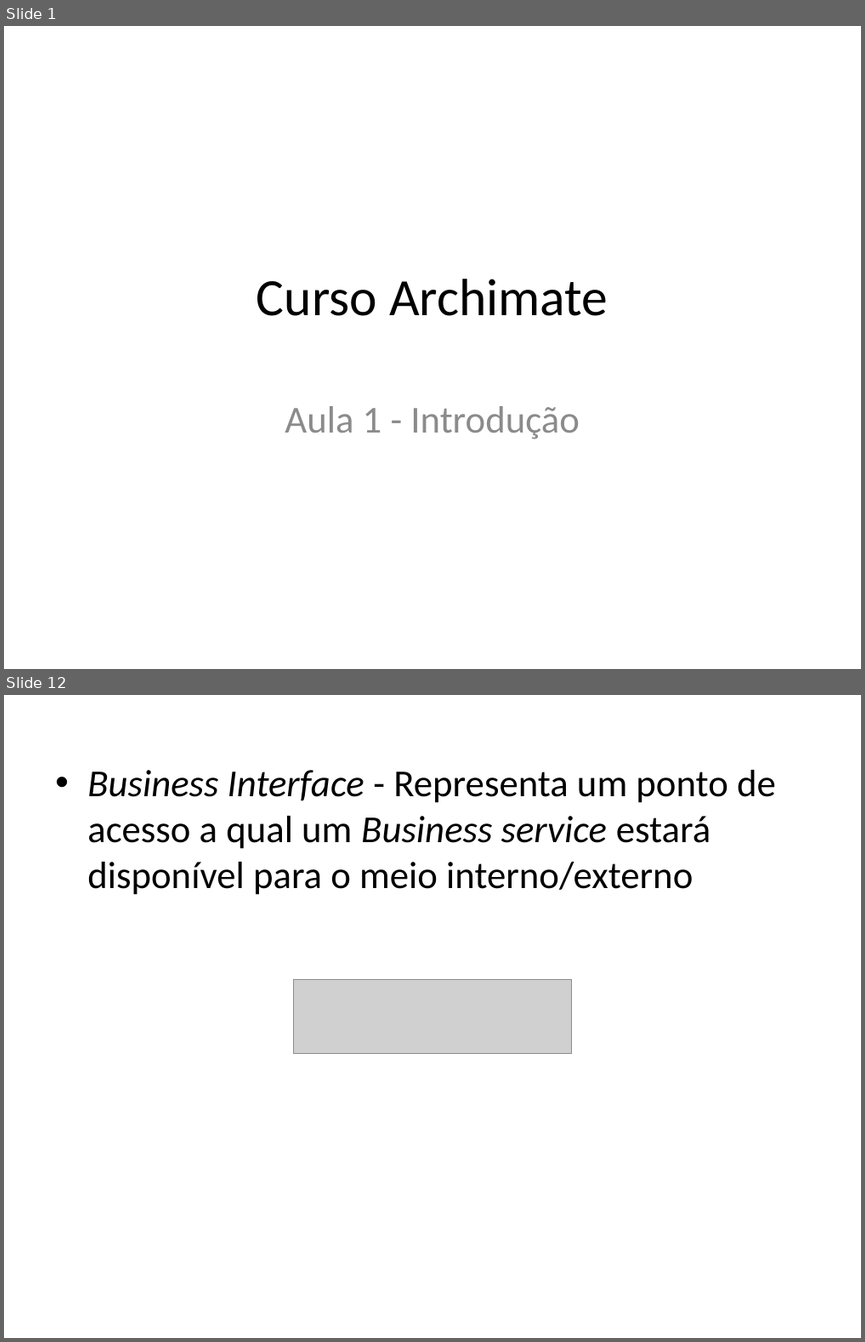
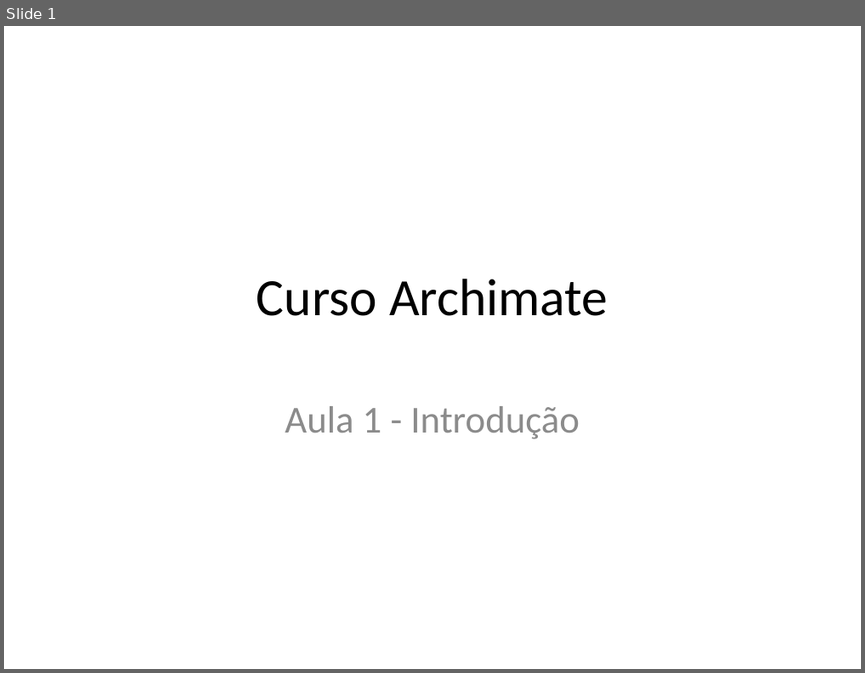
Before and after one commit to Vanzz/Educacao, a slide deck: Archimate/Archimate Curso/Curso Archimate - Aula 1.pptx. Shown one above the other, each under a label of ours: slides 1 and 12 before the commit, slide 1 after it; the slides between them are not shown. The pictures are 865x1342 and 865x673 pixels, drawn with LibreOffice and Linux fonts; fonts in the diff are those of the drawing; grey boxes stand for pictures. Boxes give left, top, right and bottom in pixels: in the first picture for what was removed or moved away, otherwise in the second. Text is boxed around its words. In the diff, an @@ line names an element or a change of style, - is before the commit and + after.

```diff
--- a/Archimate/Archimate Curso/Curso Archimate - Aula 1.pptx
+++ b/Archimate/Archimate Curso/Curso Archimate - Aula 1.pptx
@@ slide 12 removed at box(4, 695, 861, 1338), background #FFFFFF @@
@@ text removed at box(87, 770, 776, 895) @@
-• Business Interface - Representa um ponto de acesso a qual um Business service estará disponível para o meio interno/externo
@@ picture removed at box(294, 980, 572, 1053) @@
```
Also in this commit, not shown: 1 slide changed, 10 slides added, 55 other slides removed, 14 other files.
